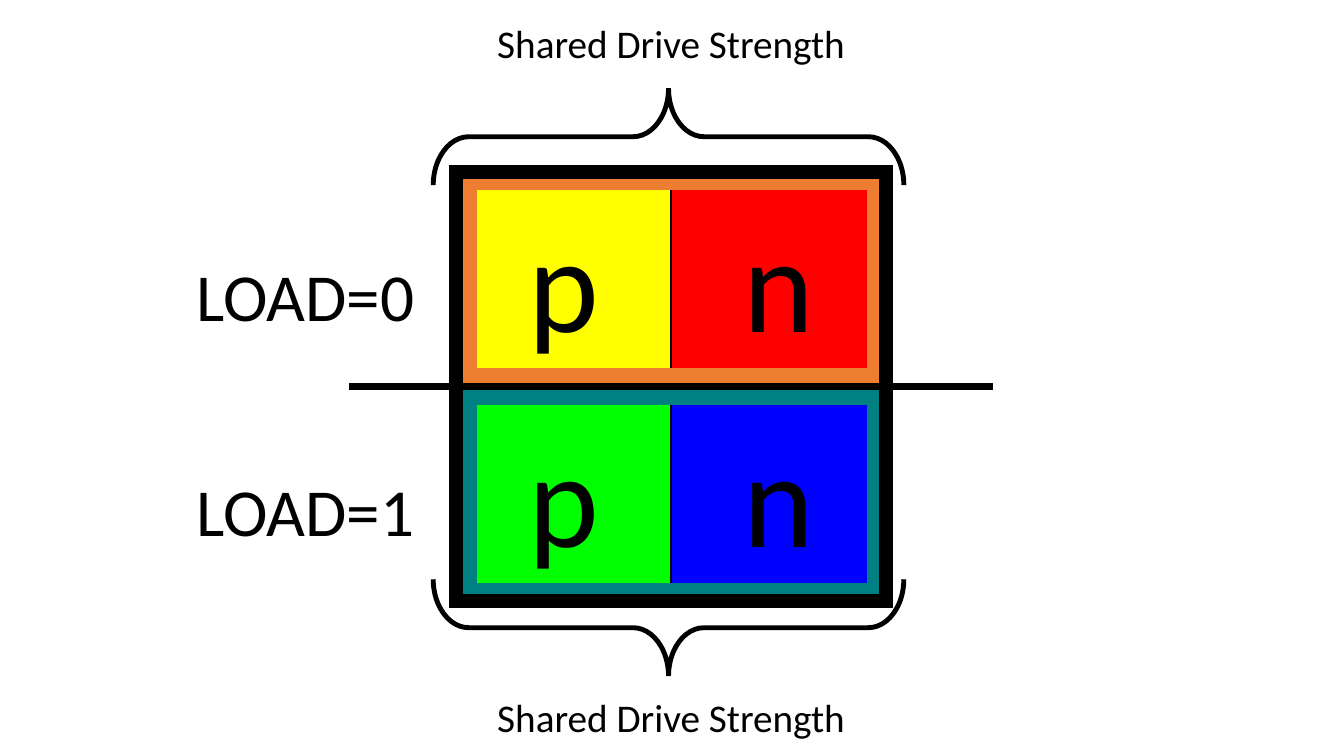
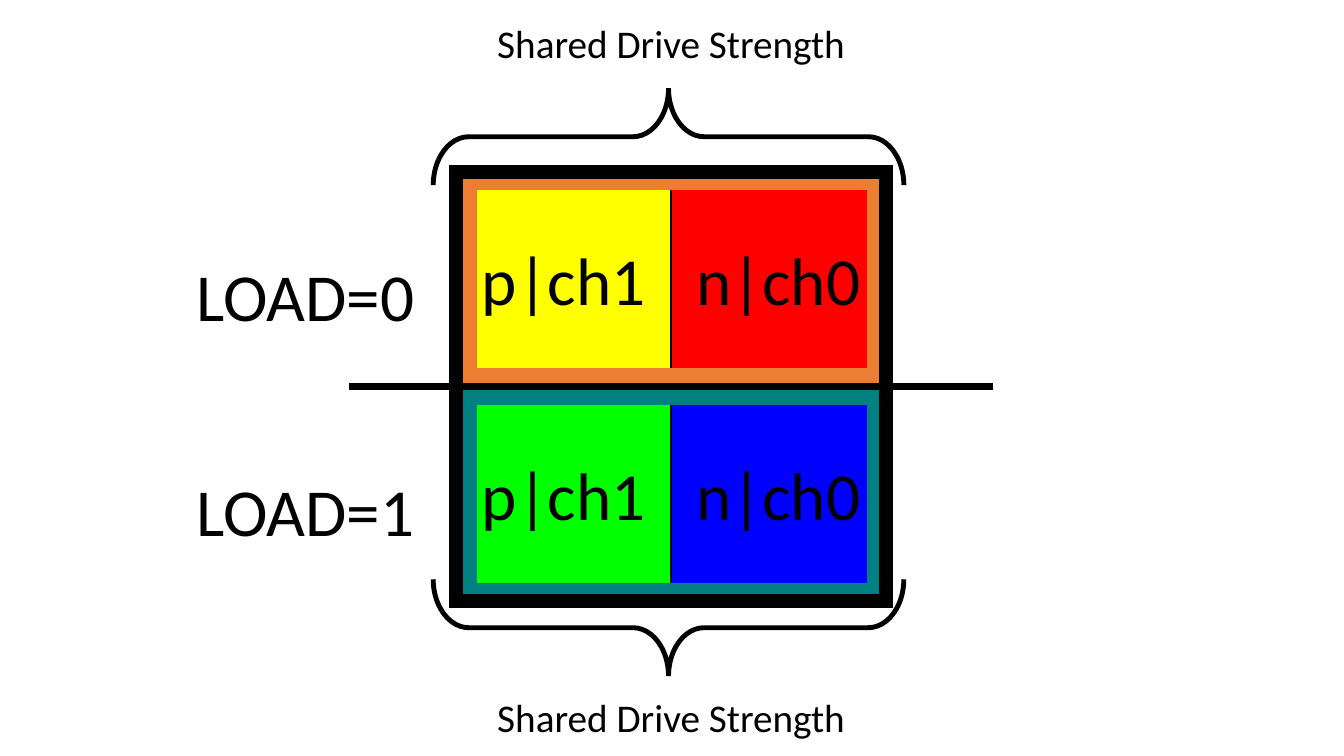
Before and after one commit to snaphat/phd_aaron_landwehr, a slide deck: slide 1 of fig/superpixel_layout.pptx. Drawn at 1344x756 pixels with LibreOffice and Linux fonts; fonts in the diff are those of the drawing. Boxes give left, top, right and bottom in pixels: in the first picture for what was removed or moved away, otherwise in the second. Text is boxed around its words. In the diff, an @@ line names an element or a change of style, - is before the commit and + after.

```diff
--- a/fig/superpixel_layout.pptx
+++ b/fig/superpixel_layout.pptx
@@ text in rectangle at box(482, 256, 646, 316): text changed; size 96 to 48 pt @@
-p
+p|ch1
@@ text in rectangle at box(696, 256, 860, 316): text changed; size 96 to 48 pt @@
-n
+n|ch0
@@ text in rectangle at box(482, 471, 646, 531): text changed; size 96 to 48 pt @@
-p
+p|ch1
@@ text in rectangle at box(696, 471, 860, 531): text changed; size 96 to 48 pt @@
-n
+n|ch0
```
Also in this commit, not shown: 3 other files.
